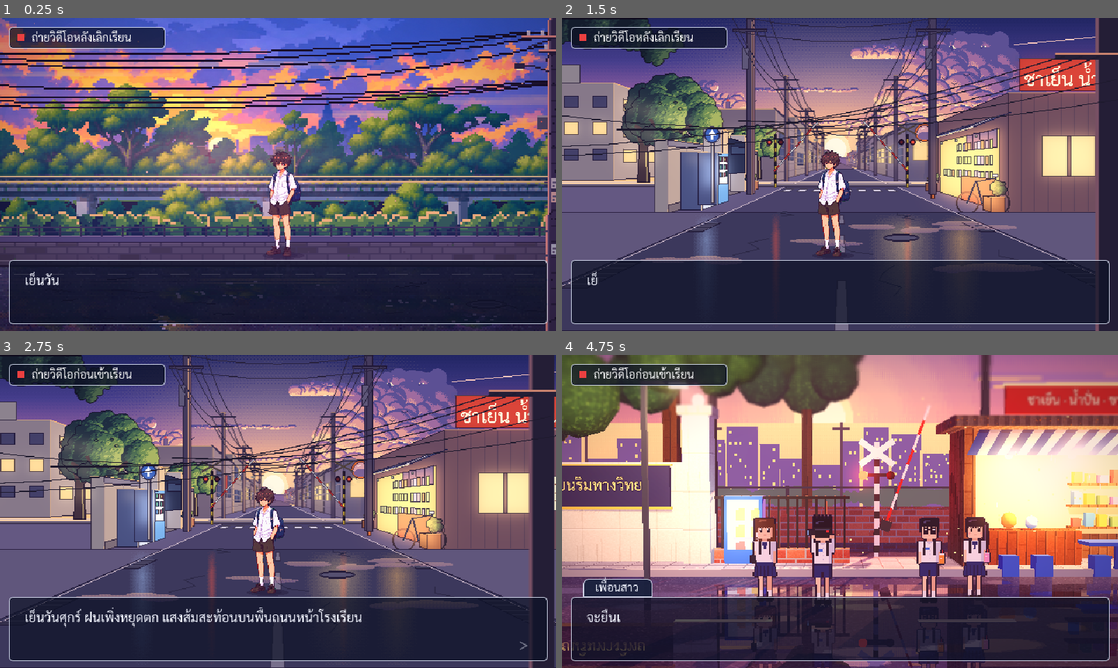
Above: before the commit, frames 1-4 (two rows, left to right).
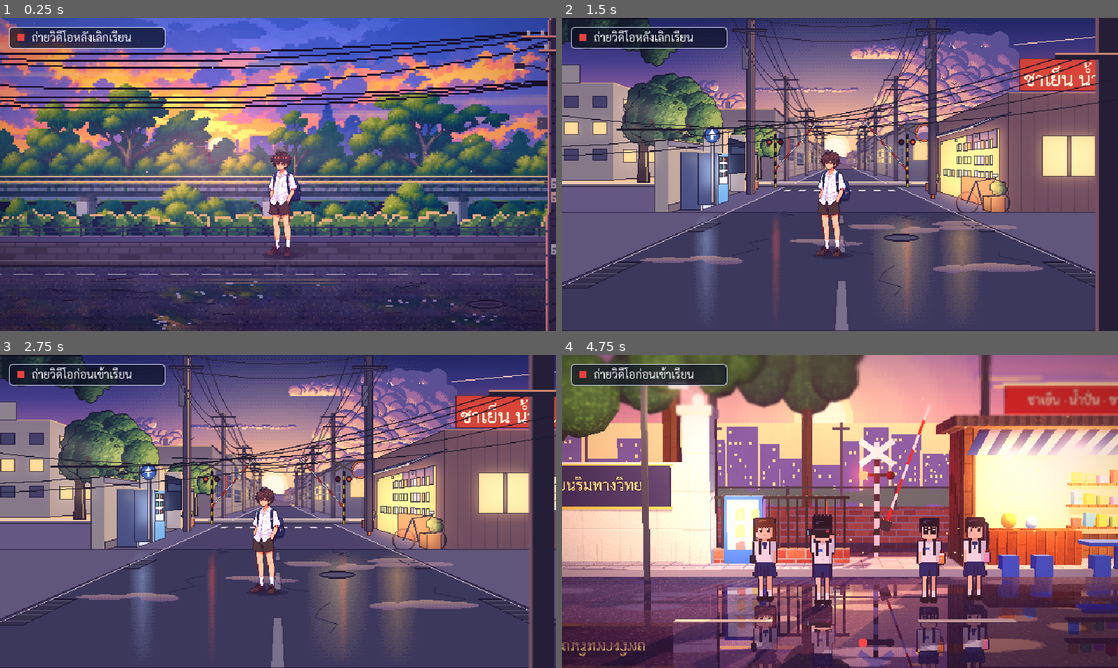
Above: after the commit, the same moments.

Repository: nerfmez/Story-game
Game: Godot game, scene res://scenes/main.tscn
Two runs of this game, one before a commit and one after it. Both use one fixed random seed, a clock stepped at 60 frames per second and the inputs below.
Inputs (mouse positions are in pixels of both pictures, inside the frame that each line leads up to):
- Up to frame 1 (0.25 s): no input
- Up to frame 2 (1.5 s): tap Enter (ui_accept) at 0.5, 0.77 s; move the mouse to (962, 158) at 0.52 s; hold Right (ui_right) 0.53-1.28 s; tap M at 0.6 s; click (962, 158) at 0.67 s; move the mouse to (728, 190) at 1.27 s; hold Left (ui_left) from 1.28 s (still down); tap Tab at 1.35 s
- Up to frame 3 (2.75 s): tap Enter (ui_accept) at 1.52 s; move the mouse to (333, 442) at 2.02 s; release Left (ui_left) at 2.03 s; hold Right (ui_right) from 2.03 s (still down); tap T at 2.1 s
- Up to frame 4 (4.75 s): move the mouse to (812, 574) at 2.77 s; tap M at 2.85 s; click (812, 574) at 2.92 s; tap Enter (ui_accept) at 3.02, 3.5, 3.77, 4.52 s; move the mouse to (1006, 558) at 3.52 s; release Right (ui_right) at 3.53 s; hold Left (ui_left) from 3.53 s (still down); tap Tab at 3.6 s; move the mouse to (673, 464) at 4.27 s; tap T at 4.35 s

The runs differ from the first frame. In frame 1, 16% of the frame differs, in the area x 1-99%, y 77-98%; in frame 2, 19%; in frame 3, 19%; in frame 4, 20%, in the area x 1-99%, y 70-98%.

Commit message:
Hide the dialogue box for now (show_dialogue = false)
The scene is free walking for now; the train still passes on its own timer.
Set show_dialogue on Main to bring the dialogue back.

Co-Authored-By: Claude Opus 5.5 <noreply@anthropic.com>
Claude-Session: https://claude.ai/code/session_011NAKRUA9btL4iodwTEM3Dh

Diff:
--- a/scripts/main.gd
+++ b/scripts/main.gd
@@ -7,6 +7,8 @@
 @export_file("*.json") var dialogue_file_morning := "res://data/chapter1_morning.json"
 ## ข้อความภารกิจมุมจอ (เย็น / เช้า)
 @export var mission_text := "ถ่ายวิดีโอหลังเลิกเรียน"
+## แสดงกล่องข้อความและเล่นบทหรือไม่ (ปิดไว้ก่อน: เดินเล่นในฉากเฉยๆ รถไฟยังวิ่งผ่านเองตามเวลา)
+@export var show_dialogue := false
 @export var mission_text_morning := "ถ่ายวิดีโอก่อนเข้าเรียน"
 ## กล้องที่มีฟังก์ชัน pan_to(x)
 @export var camera: Node
@@ -49,7 +51,7 @@
 		dialogue_box.hide()
 		_show_start_screen()
 	else:
-		dialogue_box.start(load_lines(_dialogue_path()))
+		_begin_dialogue()
 
 
 ## เตรียมเสียงทุกไฟล์ไว้ล่วงหน้า (บนเว็บ Godot จะเตรียมตอนเล่นครั้งแรก ทำให้เสียงแรกช้า)
@@ -133,10 +135,17 @@
 	var ambience := get_node_or_null("Ambience") as AudioStreamPlayer
 	if ambience:
 		ambience.play()
-	dialogue_box.start(load_lines(_dialogue_path()))
+	_begin_dialogue()
 
 
 var _evening_ambience: AudioStream
+
+
+func _begin_dialogue() -> void:
+	if show_dialogue:
+		dialogue_box.start(load_lines(_dialogue_path()))
+	else:
+		dialogue_box.hide()
 
 
 func _dialogue_path() -> String:
Not shown, changed: README.md
